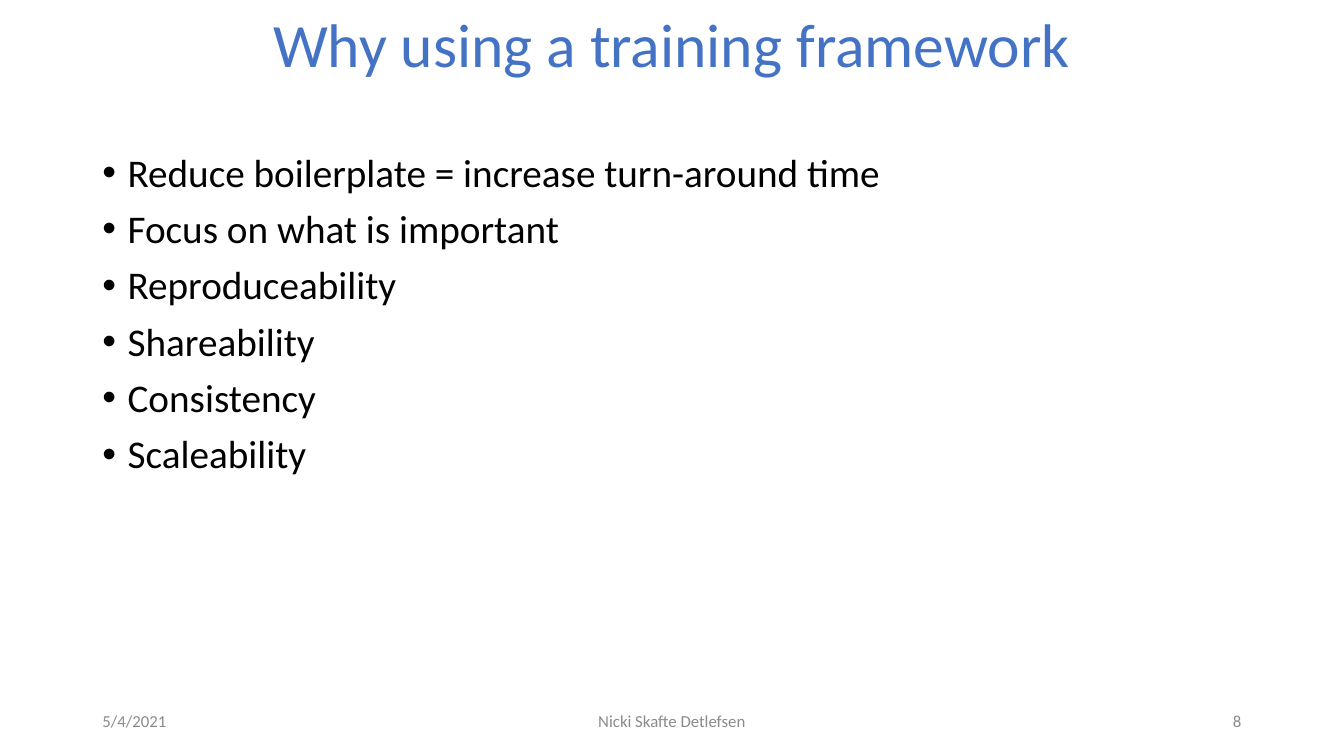
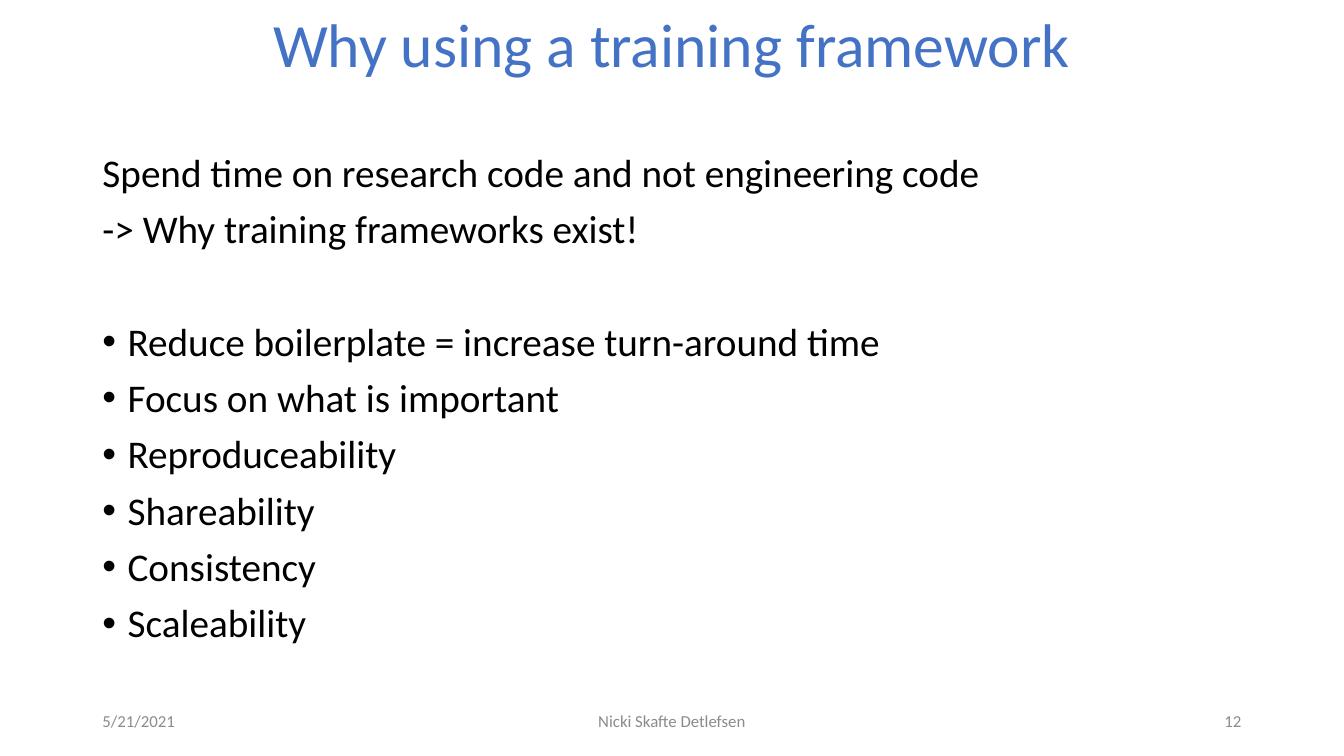
Before and after one commit to DeepEasterbunny/dtu_mlops, a slide deck: slide 12 of 07_distributed_training/DistributedTraining.pptx (slide 8 before the commit). Drawn at 1344x756 pixels with LibreOffice and Linux fonts; fonts in the diff are those of the drawing; background and template pictures are left out. Boxes give left, top, right and bottom in pixels: in the first picture for what was removed or moved away, otherwise in the second. Text is boxed around its words. In the diff, an @@ line names an element or a change of style, - is before the commit and + after.

```diff
--- a/07_distributed_training/DistributedTraining.pptx
+++ b/07_distributed_training/DistributedTraining.pptx
@@ text at [102,159,979,250]: paragraphs added @@
+Spend time on research code and not engineering code
+-> Why training frameworks exist!
@@ text at [102,715,174,728]: text changed @@
-5/4/2021
+5/21/2021
@@ page number at [1224,716,1241,727]: text changed @@
-8
+12
```
Also in this commit, not shown: 8 other slides changed, 3 slides added, 6 other files.
